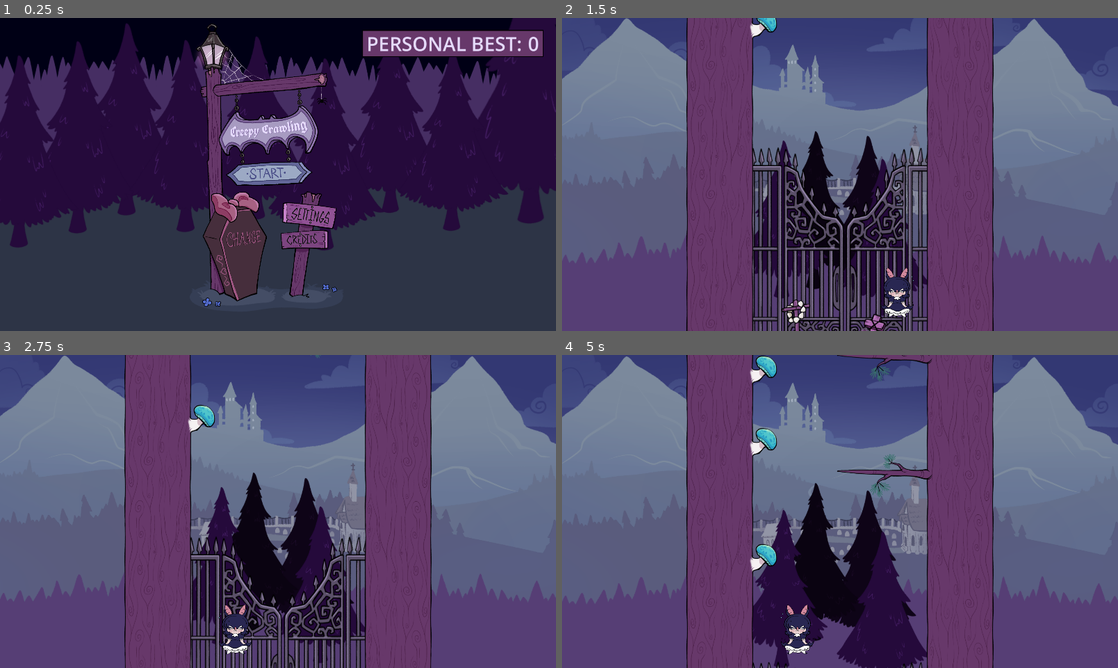
Above: before the commit, frames 1-4 (two rows, left to right).
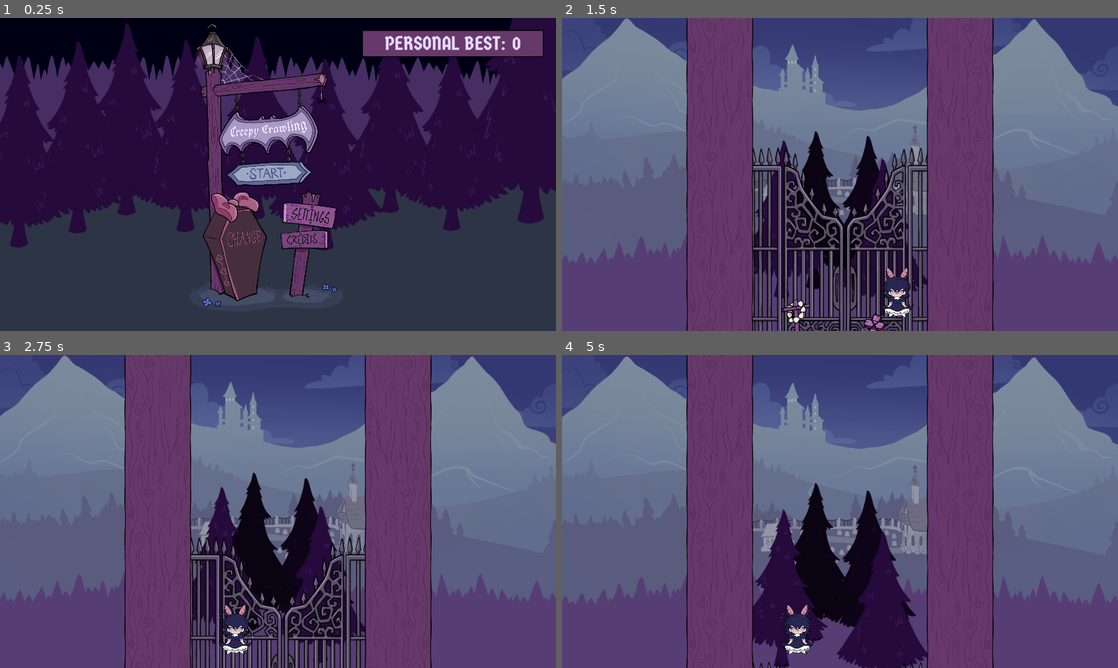
Above: after the commit, the same moments.

Repository: 100-Devs-1-Game/BabyBatClimber
Game: Godot game, scene res://menus/Title.tscn
The game is run twice, just before and just after one commit, with the same random seed, the same clock (stepped at 60 frames per second) and the same inputs.
Inputs (mouse positions are in pixels of both pictures, inside the frame that each line leads up to):
- Up to frame 1 (0.25 s): no input
- Up to frame 2 (1.5 s): click (828, 174) at 0.5 s; tap Enter at 1.25 s; move the mouse to (962, 158) at 1.27 s; hold D (right) from 1.28 s (still down); hold W (climb) from 1.28 s (still down)
- Up to frame 3 (2.75 s): tap Space (jump) at 1.52, 2.27 s; move the mouse to (166, 527) at 2.02 s; release D (right) at 2.03 s; release W (climb) at 2.03 s; hold A (left) from 2.03 s (still down); tap W (climb) at 2.1 s
- Up to frame 4 (5 s): move the mouse to (895, 442) at 2.77 s; release A (left) at 2.78 s; hold W (climb) 2.78-3.53 s; hold D (right) 2.78-4.28 s; move the mouse to (812, 574) at 3.52 s; tap W (climb) at 3.6 s; tap Space (jump) at 3.77, 4.52 s; move the mouse to (1006, 558) at 4.27 s; hold A (left) from 4.28 s (still down); hold W (climb) from 4.28 s (still down)

The runs differ from the first frame. In frame 1, 0.9% of the frame differs, in the area x 66-97%, y 5-11%; in frame 2, 1.1%; in frame 3, 1.3%; in frame 4, 2.6%, in the area x 22-78%, y 0-100%.
Error after the commit: Invalid assignment of property or key 'text' with value of type 'String' on a base object of type 'null instance'. (res://level/level.gd:32)

Commit message:
Score font

Diff:
--- a/src/level/level.gd
+++ b/src/level/level.gd
@@ -25,6 +25,11 @@
 
 	delta_height= player.delta_height
 	height+= delta_height
+
+	var score: int= max(0, -height / 100)
+	if score > Global.highscore:
+		Global.highscore= score
+	%Score.text= str(score)
 
 	for obj: Node2D in objects_node.get_children() + decorations_node.get_children():
 		obj.position.y+= delta_height
--- a/src/menus/Title.tscn
+++ b/src/menus/Title.tscn
@@ -14,6 +14,7 @@
 [ext_resource type="Texture2D" uid="uid://cqot5rbjg8vdk" path="res://assets/art/menu/008.png" id="9_ci4xf"]
 [ext_resource type="Texture2D" uid="uid://glwoej3ulgsv" path="res://assets/art/menu/009.png" id="10_bbbya"]
 [ext_resource type="Texture2D" uid="uid://c3f0coolkvrd6" path="res://assets/art/menu/010.png" id="11_l8r6s"]
+[ext_resource type="FontFile" uid="uid://coqsuny1nbohq" path="res://assets_external/font/Germania_One/GermaniaOne-Regular.ttf" id="15_fe52m"]
 
 [sub_resource type="StyleBoxFlat" id="StyleBoxFlat_gvmy1"]
 bg_color = Color(0.403922, 0.219608, 0.415686, 1)
@@ -310,13 +311,16 @@
 [node name="Highscorelbl" type="Label" parent="Menu/UI/Panel/HBoxContainer"]
 layout_mode = 2
 theme_override_colors/font_color = Color(0.901961, 0.858824, 0.988235, 1)
+theme_override_fonts/font = ExtResource("15_fe52m")
 theme_override_font_sizes/font_size = 67
 text = "PERSONAL BEST: "
 horizontal_alignment = 1
 
 [node name="Scorelbl" type="Label" parent="Menu/UI/Panel/HBoxContainer"]
+unique_name_in_owner = true
 layout_mode = 2
 theme_override_colors/font_color = Color(0.901961, 0.858824, 0.988235, 1)
+theme_override_fonts/font = ExtResource("15_fe52m")
 theme_override_font_sizes/font_size = 67
 text = "0"
 horizontal_alignment = 1
Binary file added: src/assets_external/font/Germania_One/GermaniaOne-Regular.ttf
Not shown, added: src/assets_external/font/Germania_One/GermaniaOne-Regular.ttf.import
Not shown, added: src/assets_external/font/Germania_One/OFL.txt
Not shown: 1 places in src/menus/Title.tscn that only renumber resources
